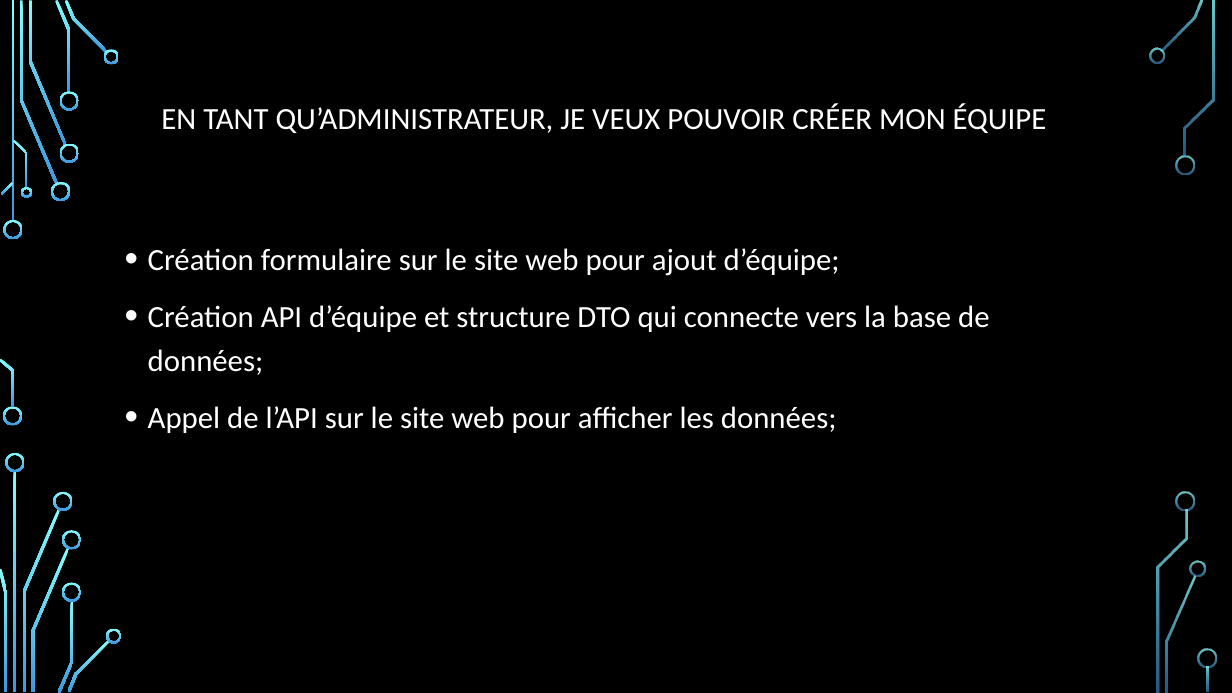
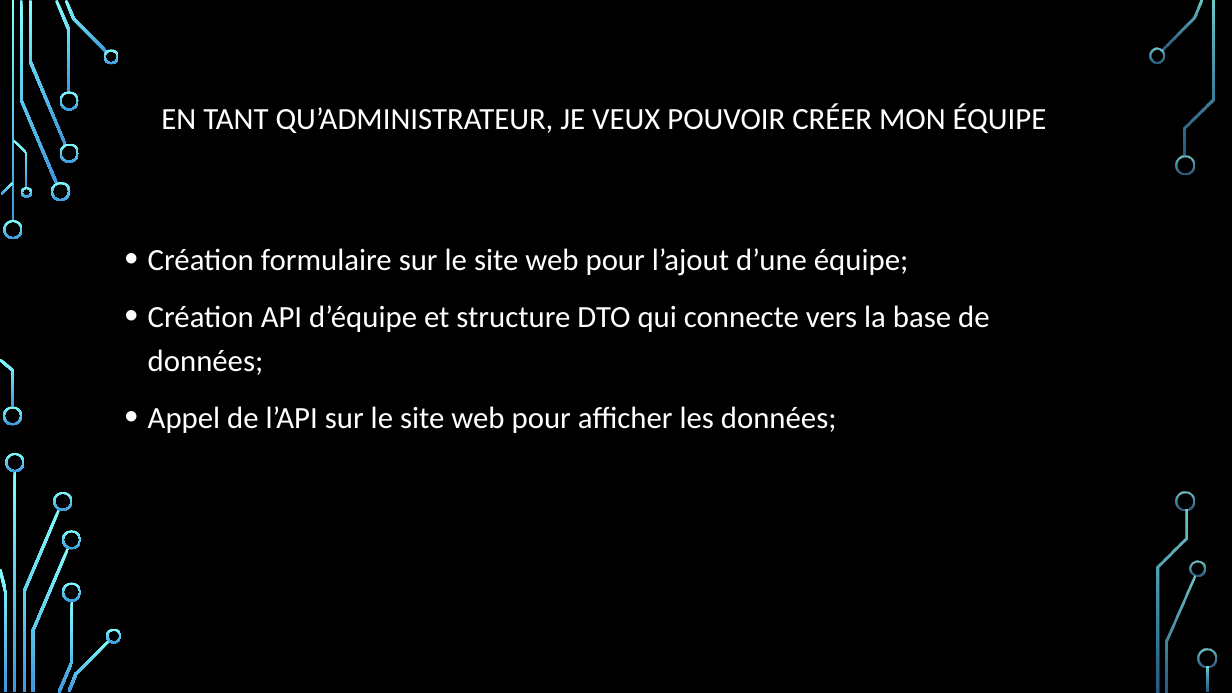
Before and after one commit to DFC-Informatique-Cegep-de-Sainte-Foy/GestionEquipesSportives, a slide deck: slide 7 of Documentation/Revue 1/Presentation_Revue_1.pptx. Drawn at 1232x693 pixels with LibreOffice and Linux fonts; fonts in the diff are those of the drawing; background and template pictures are left out. Boxes give left, top, right and bottom in pixels: in the first picture for what was removed or moved away, otherwise in the second. Text is boxed around its words. In the diff, an @@ line names an element or a change of style, - is before the commit and + after.

```diff
--- a/Documentation/Revue 1/Presentation_Revue_1.pptx
+++ b/Documentation/Revue 1/Presentation_Revue_1.pptx
@@ text at [148, 248, 908, 276]: text changed @@
-• Création formulaire sur le site web pour ajout d’équipe;
+• Création formulaire sur le site web pour l’ajout d’une équipe;
```
Also in this commit, not shown: 5 other slides changed.
